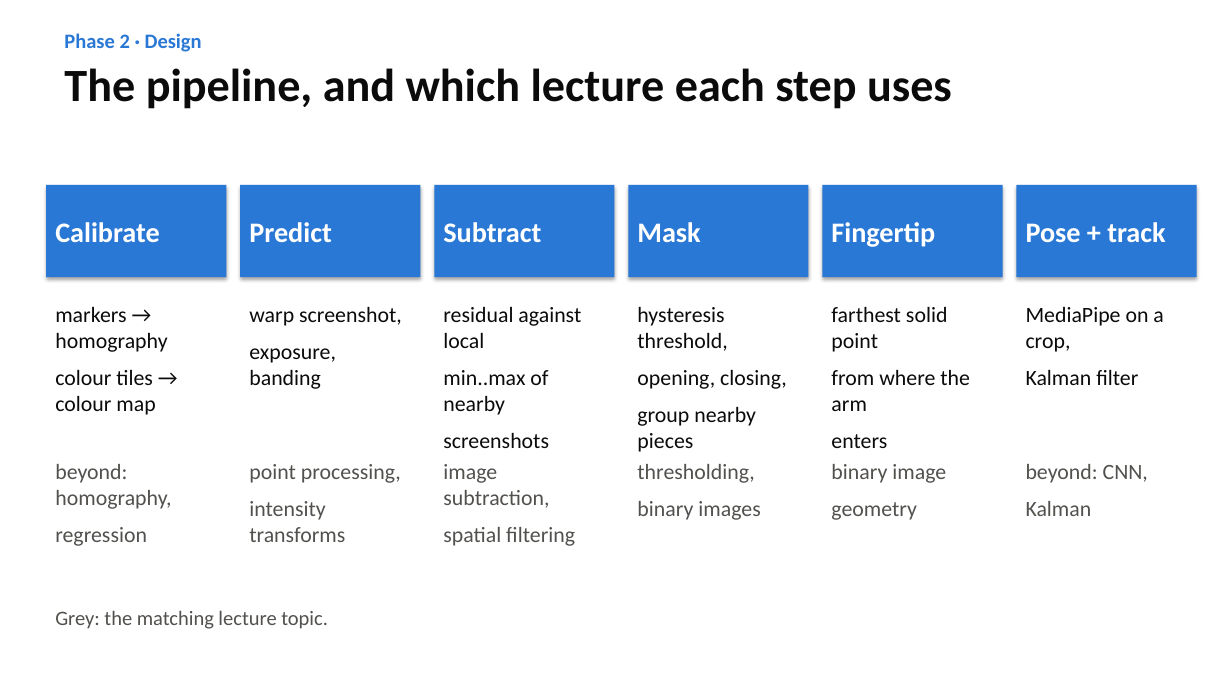
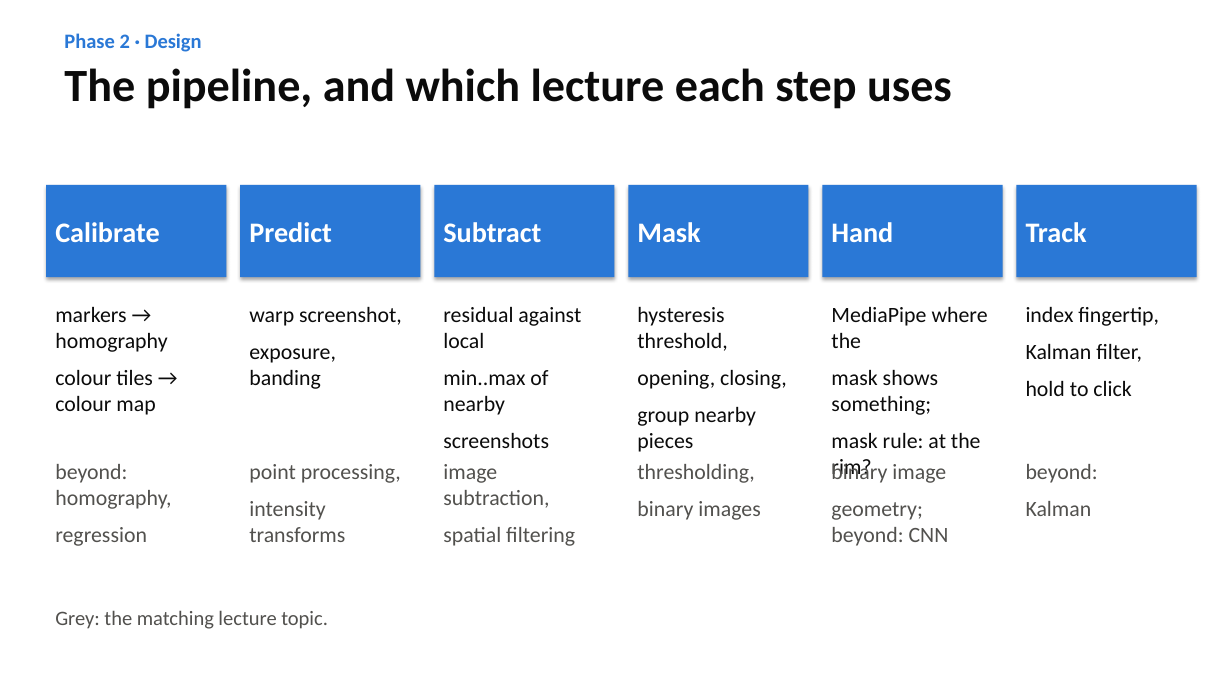
Before and after one commit to jweaker/visiontouch, a slide deck: slide 5 of docs/slides/VisionTouch.pptx. Drawn at 1232x693 pixels with LibreOffice and Linux fonts; fonts in the diff are those of the drawing. Boxes give left, top, right and bottom in pixels: in the first picture for what was removed or moved away, otherwise in the second. Text is boxed around its words. In the diff, an @@ line names an element or a change of style, - is before the commit and + after.

```diff
--- a/docs/slides/VisionTouch.pptx
+++ b/docs/slides/VisionTouch.pptx
@@ text in rectangle at (x1=831, y1=222, x2=893, y2=242): text changed @@
-Fingertip
+Hand
@@ text in rectangle at (x1=1026, y1=222, x2=1087, y2=242): text changed @@
-Pose + track
+Track
@@ text at (x1=831, y1=307, x2=988, y2=448): text changed @@
-farthest solid point
-from where the arm
-enters
+MediaPipe where the
+mask shows something;
+mask rule: at the rim?
@@ text at (x1=1026, y1=307, x2=1159, y2=396): text changed @@
-MediaPipe on a crop,
-Kalman filter
+index fingertip,
+Kalman filter,
+hold to click
@@ text at (x1=1026, y1=464, x2=1098, y2=483): text changed @@
-beyond: CNN,
+beyond:
@@ text at (x1=831, y1=502, x2=949, y2=546): text changed @@
-geometry
+geometry; beyond: CNN
```
Also in this commit, not shown: 2 other slides changed, 30 other files.
